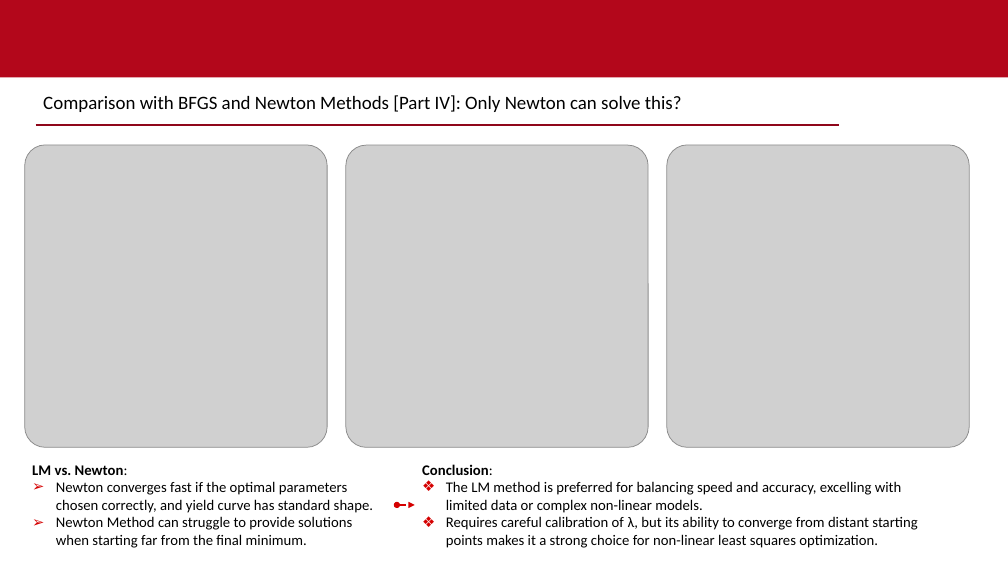
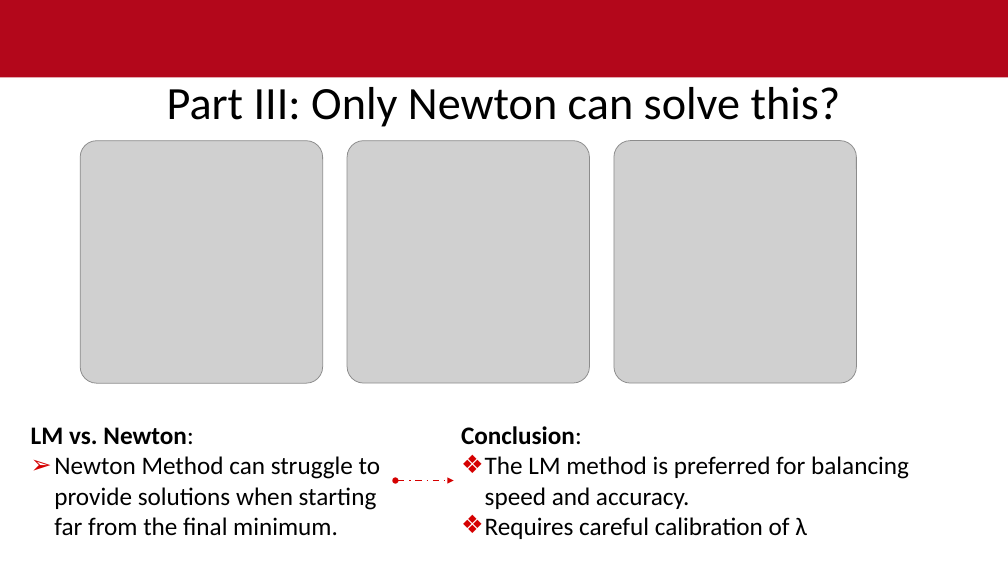
Before and after one commit to ibrahimuali/CompMath, a slide deck: slide 21 of power point - gradient descent newton lm.pptx (slide 19 before the commit). Drawn at 1008x567 pixels with LibreOffice and Linux fonts; fonts in the diff are those of the drawing; grey boxes stand for pictures; background and template pictures are left out. Boxes give left, top, right and bottom in pixels: in the first picture for what was removed or moved away, otherwise in the second. Text is boxed around its words. In the diff, an @@ line names an element or a change of style, - is before the commit and + after.

Commit message:
Final ppt

```diff
--- a/power point - gradient descent newton lm.pptx
+++ b/power point - gradient descent newton lm.pptx
@@ text at (167,87,841,127): text changed; size 18 to 44 pt @@
-Comparison with BFGS and Newton Methods [Part IV]: Only Newton can solve this?
+Part III: Only Newton can solve this?
@@ line removed from (36, 126) to (839, 126) @@
@@ picture: place and size @@
-picture at (25,145,327,448)
+picture at (80,141,323,383)
@@ picture: place and size @@
-picture at (346,145,649,448)
+picture at (347,141,590,383)
@@ picture: place and size @@
-picture at (667,145,969,448)
+picture at (614,141,857,383)
@@ text "LM vs. Newton:": place and size @@
-text "LM vs. Newton:" at (32,465,373,548)
+text "LM vs. Newton:" at (31,427,380,536)
@@ text "LM vs. Newton:" at (31,427,380,536): size 14 to 24 pt @@
@@ text "Conclusion:": place and size @@
-text "Conclusion:" at (422,464,917,548)
+text "Conclusion:" at (461,426,909,539)
@@ text at (461,426,582,445): size 14 to 24 pt in "Conclusion:" @@
@@ text at (485,456,909,539): text changed; size 14 to 24 pt @@
-❖ The LM method is preferred for balancing speed and accuracy, excelling with limited data or complex non-linear models.
-❖ Requires careful calibration of λ, but its ability to converge from distant starting points makes it a strong choice for non-linear least squares optimization.
+❖ The LM method is preferred for balancing speed and accuracy.
+❖ Requires careful calibration of λ
@@ text at (56,481,373,513): paragraph removed @@
-➢ Newton converges fast if the optimal parameters chosen correctly, and yield curve has standard shape.
@@ double arrow moved from (397, 505) - (415, 505) to (395, 481) - (454, 481) @@
```
Also in this commit, not shown: 7 other slides changed, 3 slides added, 1 slide removed.
